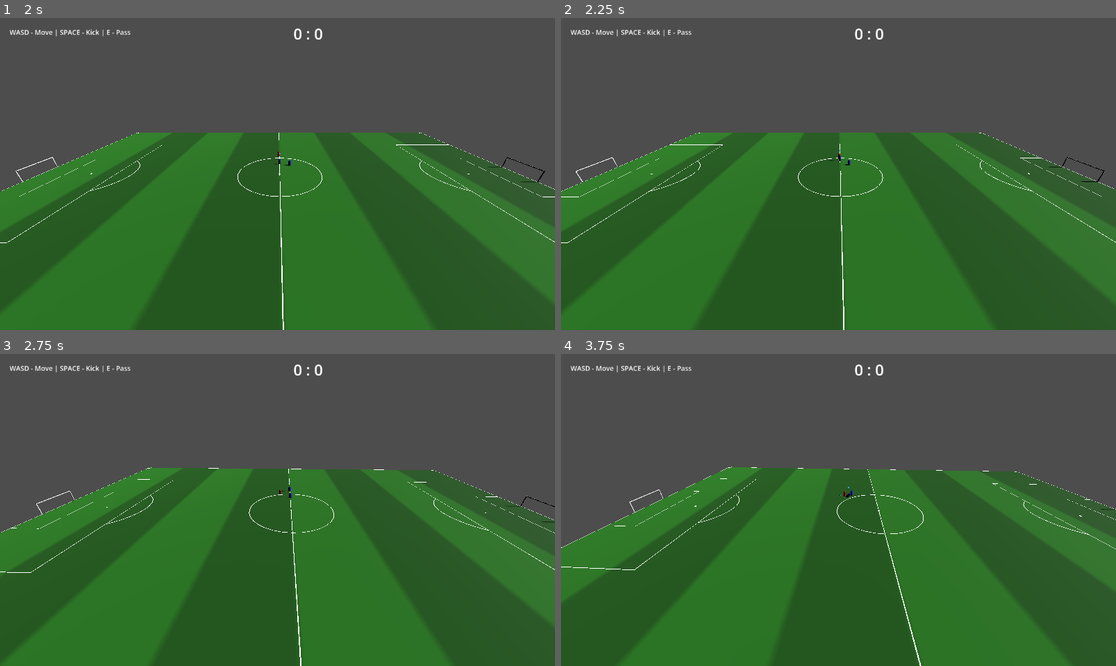
Above: before the commit, frames 1-4 (two rows, left to right).
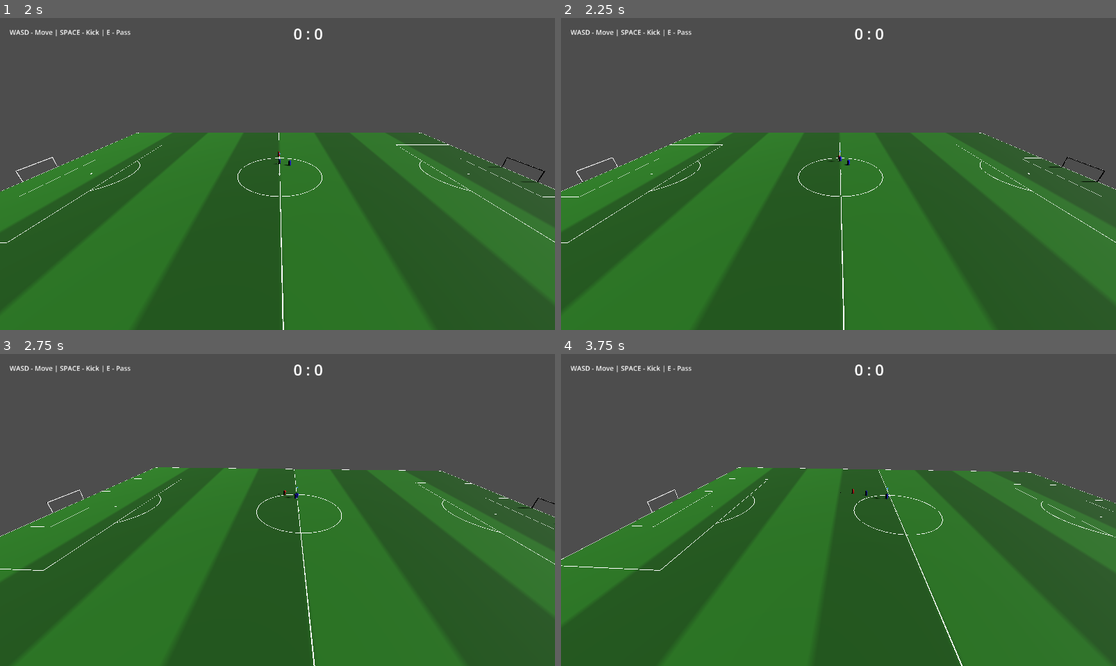
Above: after the commit, the same moments.

Repository: Churikov0112/open_football
Game: Godot game, scene res://scenes/main_menu.tscn
Same seed, same stepped clock (60 frames per second), same inputs: the game is played once before the commit and once after it.
Inputs:
- Up to frame 1 (2 s): click "Start Match" at 0.5 s; hold W (move_forward) from 1.28 s (still down); hold Space (kick) from 1.28 s (still down)
- Up to frame 2 (2.25 s): keep holding W (move_forward); release Space (kick) at 2.03 s; tap E (pass) at 2.1 s
- Up to frame 3 (2.75 s): keep holding W (move_forward)
- Up to frame 4 (3.75 s): release W (move_forward) at 2.78 s; hold A (move_left) from 2.78 s (still down); tap Q (swap_player) at 2.85 s; tap Space (kick) at 3.6 s

Frame 1 is identical in both runs. In frame 2, less than 0.1% of the frame differs, in the area x 2-100%, y 37-93%; in frame 3, 4.6%; in frame 4, 15%, in the area x 0-100%, y 36-100%.

Commit message:
feat(tackle): fallen guard in input + AI scripts

Diff:
--- a/scripts/ai/simple_ai.gd
+++ b/scripts/ai/simple_ai.gd
@@ -8,10 +8,18 @@
 var can_kick: bool = true
 var field_length: float = FootballConstants.HALF_FIELD_LENGTH
 var _wander_timer: float = 0.0
+var wants_to_tackle: bool = false
+var tackle_cooldown: float = 0.0
 
 
 func _physics_process(delta: float) -> void:
 	if not ball or not is_instance_valid(ball):
+		return
+
+	if is_in_group("fallen"):
+		return
+
+	if wants_to_tackle:
 		return
 
 	if _is_dribbling():
@@ -20,6 +28,22 @@
 		_chase_target(target_node, delta)
 	else:
 		_chase_ball(delta)
+
+	# Tackle decision
+	tackle_cooldown -= delta
+	if tackle_cooldown < 0.0:
+		tackle_cooldown = 0.0
+	if tackle_cooldown <= 0.0:
+		var target: Node3D = null
+		if ball.has_method(&"set_dribbler") and ball.dribbler and ball.dribbler.is_in_group("team_1"):
+			target = ball.dribbler
+		elif ball.has_method(&"get_last_touch") and ball.get_last_touch() and ball.get_last_touch().is_in_group("team_1"):
+			target = ball.get_last_touch()
+		if target:
+			var dist := global_position.distance_to(target.global_position)
+			if dist < FootballConstants.AI_TACKLE_RANGE:
+				wants_to_tackle = true
+				tackle_cooldown = FootballConstants.AI_TACKLE_COOLDOWN
 
 
 func _is_dribbling() -> bool:
--- a/scripts/ai/teammate_ai.gd
+++ b/scripts/ai/teammate_ai.gd
@@ -12,6 +12,9 @@
 
 func _physics_process(delta: float) -> void:
 	if not ball or not is_instance_valid(ball):
+		return
+
+	if is_in_group("fallen"):
 		return
 
 	# If human controls this player → skip
--- a/scripts/match/match_manager.gd
+++ b/scripts/match/match_manager.gd
@@ -504,6 +504,8 @@
 
 
 func _handle_player_input(delta: float) -> void:
+	if controlled_player and controlled_player.is_in_group("fallen"):
+		return
 	if _tackle_state != TackleState.NORMAL:
 		return
 	if not controlled_player:
